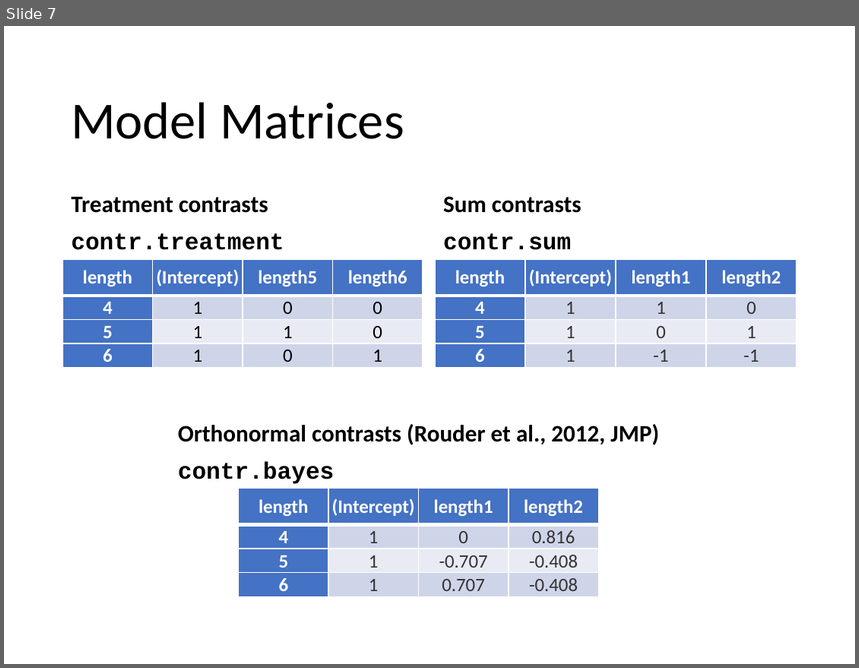
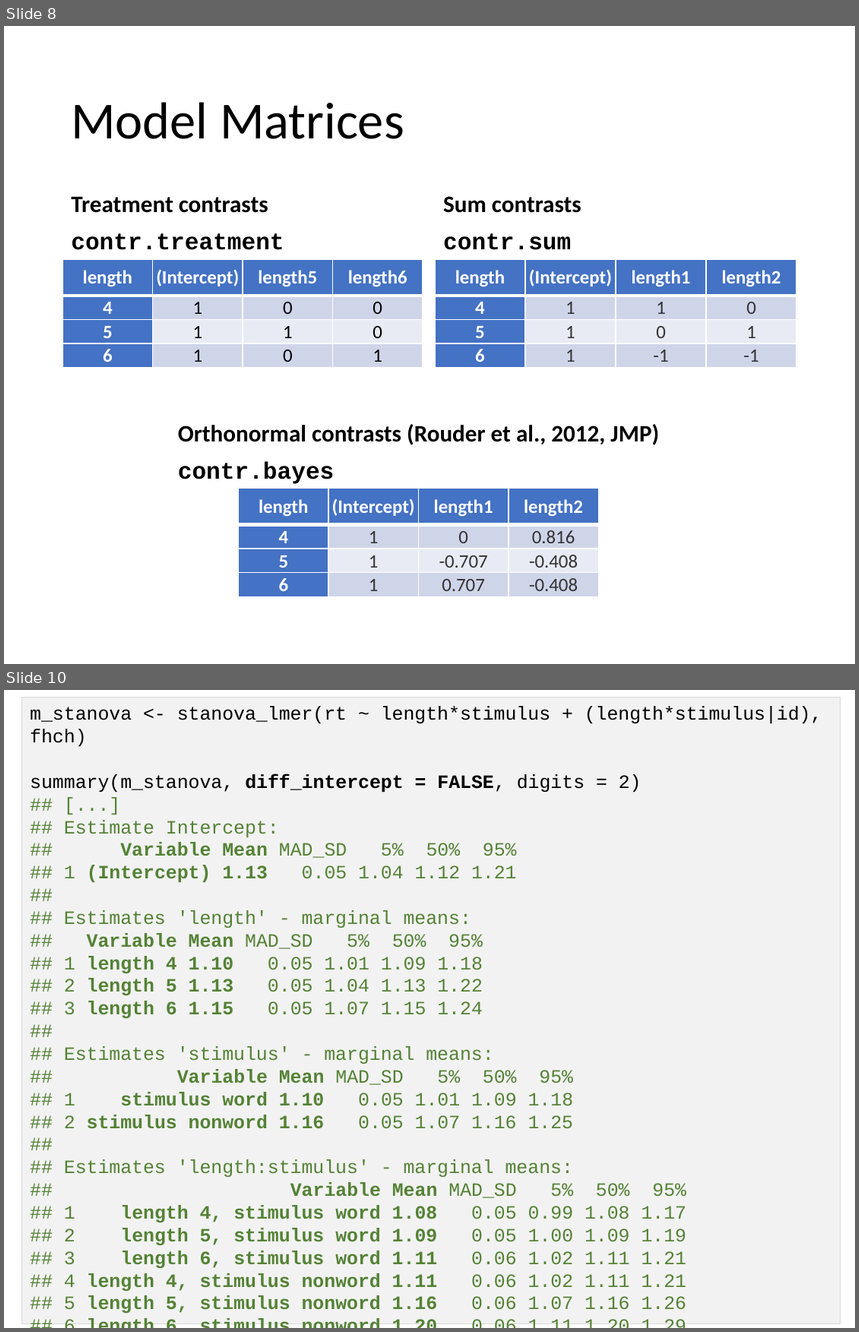
Before and after one commit to bayesstuff/stanova, a slide deck: development/MathPsych2020-stanova.pptx. Shown one above the other, each under a label of ours: slide 7 before the commit, slides 8 and 10 after it; the slides between them are not shown. The pictures are 859x668 and 859x1332 pixels, drawn with LibreOffice and Linux fonts; fonts in the diff are those of the drawing. Boxes give left, top, right and bottom in pixels: in the first picture for what was removed or moved away, otherwise in the second. Text is boxed around its words. In the diff, an @@ line names an element or a change of style, - is before the commit and + after.

```diff
--- a/development/MathPsych2020-stanova.pptx
+++ b/development/MathPsych2020-stanova.pptx
@@ slide 10 added at box(4, 690, 855, 1328), background #FFFFFF @@
@@ rectangle added at box(22, 697, 841, 1324), fill #F2F2F2, outline #D9D9D9 0.75 pt, 16 pt, text #548235 @@
+m_stanova <- stanova_lmer(rt ~ length*stimulus + (length*stimulus|id), fhch)
+summary(m_stanova, diff_intercept = FALSE, digits = 2)
+## [...]
+## Estimate Intercept:
+## Variable Mean MAD_SD 5% 50% 95%
+## 1 (Intercept) 1.13 0.05 1.04 1.12 1.21
+##
+## Estimates 'length' - marginal means:
+## Variable Mean MAD_SD 5% 50% 95%
+## 1 length 4 1.10 0.05 1.01 1.09 1.18
+## 2 length 5 1.13 0.05 1.04 1.13 1.22
+## 3 length 6 1.15 0.05 1.07 1.15 1.24
+##
+## Estimates 'stimulus' - marginal means:
+## Variable Mean MAD_SD 5% 50% 95%
+## 1 stimulus word 1.10 0.05 1.01 1.09 1.18
+## 2 stimulus nonword 1.16 0.05 1.07 1.16 1.25
+##
+## Estimates 'length:stimulus' - marginal means:
+## Variable Mean MAD_SD 5% 50% 95%
+## 1 length 4, stimulus word 1.08 0.05 0.99 1.08 1.17
+## 2 length 5, stimulus word 1.09 0.05 1.00 1.09 1.19
+## 3 length 6, stimulus word 1.11 0.06 1.02 1.11 1.21
+## 4 length 4, stimulus nonword 1.11 0.06 1.02 1.11 1.21
+## 5 length 5, stimulus nonword 1.16 0.06 1.07 1.16 1.26
+## 6 length 6, stimulus nonword 1.20 0.06 1.11 1.20 1.29
@@ what was slide 7 is now slide 8 @@
```
Also in this commit, not shown: 5 slides changed, 1 other slide added, 2 other files.
